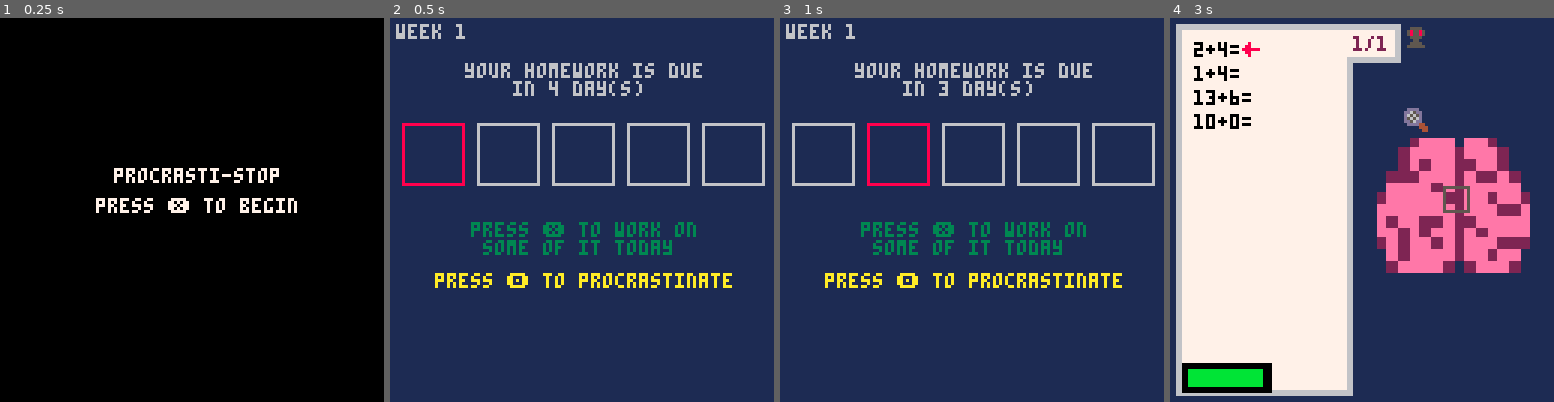
Above: before the commit, frames 1-4 (left to right).
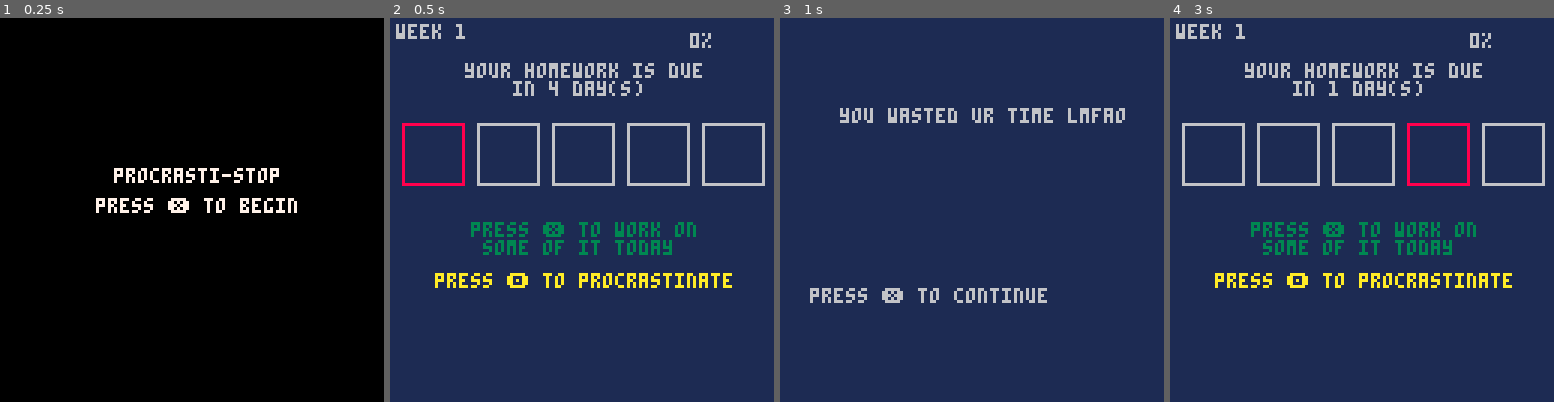
Above: after the commit, the same moments.

Repository: sansuruu/Pico8Games
Game: PICO-8 cartridge ShovelJam2025/hw_roguelike.p8
Same seed, same stepped clock (60 frames per second), same inputs: the game is played once before the commit and once after it.
Inputs (mouse positions are in pixels of both pictures, inside the frame that each line leads up to):
- Up to frame 1 (0.25 s): no input
- Up to frame 2 (0.5 s): tap X (X key) at 0.33 s
- Up to frame 3 (1 s): click (1060, 121) at 0.67 s; tap O (Z key) at 0.7 s
- Up to frame 4 (3 s): tap X (X key) at 1.07, 1.85, 2.97 s; click (1216, 267) at 1.22 s; hold Right 1.6-2.1 s; tap O (Z key) every 0.4 s from 1.7 to 2.9 s; click (1277, 114) at 1.77 s; click (1342, 259) at 2.32 s; hold Right from 2.47 s (still down); click (1404, 106) at 2.87 s

Frame 1 is identical in both runs. In frame 2, 0.1% of the frame differs, in the area x 78-84%, y 3-8%; in frame 3, 9.6%; in frame 4, 61%, in the area x 1-98%, y 1-99%.

Commit message:
day like 9, the CORE GAMEPLAY IS DONE (reworked how grading works and added an overall grade, rare items are now implemented and now theres reason to procrastinate, tmr is polish and make everything look good)

Diff:
--- a/ShovelJam2025/HWRoguelike.lua
+++ b/ShovelJam2025/HWRoguelike.lua
@@ -12,7 +12,8 @@
     sub_tick = 0
     enemy_mod = 15 --in the tick % 30, basically we go down 15->10->6->5, etc
     enemy_mod_inc = 3 --everytime the above modulates, e_sec goes up, this is the upper limit of that
-    base = {hw_length = 20, attent=25, dis_p=90, sp=2, diff = 20}
+    base = {hw_length = 15, attent=30, dis_p=90, sp=200, diff = 20}
+    chosen = 0
     item_desc = {
         --common
         pencil="pencil: +speed",
@@ -21,7 +22,8 @@
 
         --rare
         coin="distractions have a 50/50\nchance to give attention",
-        star="gold star: 50% hw length,\nbut 2x difficulty"
+        star="gold star: 50% hw length,\nbut 2x difficulty",
+        headphones="headphones: no distractions\n but faster attention drain"
     }
     makePlayer()
 end
@@ -33,19 +35,20 @@
             game_state = 1
             dayInit()
         end
-    elseif (game_state == 1) then
+    elseif (game_state == 1) then --day manager
         dayManager()
-    elseif (game_state == 2) then
+    elseif (game_state == 2) then --main game loop
         updateKeyInput()
         updateMouse()
         updateEnemies()
         updateAttentionBar()
-        checkHomeworkComplete()
         updateTick()
-    elseif (game_state == 3) then
+    elseif (game_state == 3) then -- end of week
         updateLoopJudgement()
-    elseif (game_state == 4) then
+    elseif (game_state == 4) then --studied
         updateDayHWRewards()
+    elseif (game_state == 5) then
+        updateProcrastinate()
     end
 end
 
@@ -56,6 +59,7 @@
         cls(1)
         drawDayManager()
         drawStatsScreen()
+        print(p.grade.."%",100,5,6)
     elseif (game_state == 2) then
         cls(1)
         sspr(24,0,16,16,65,32,59,60) -- brain
@@ -66,16 +70,83 @@
         drawAttentionBar()
         drawEnemies()
         drawMouse()
-
+        print(p.grade.."%",100,5,6)
     elseif (game_state == 3) then
         drawJudgementScreen()
+        print(p.grade.."%",100,5,6)
     elseif (game_state == 4) then
         drawDayHWRewards()
+        print(p.grade.."%",100,5,6)
+    elseif (game_state == 5) then
+        drawProcrastinate()
     end
 
 end
 
 --Title Screen + Game State Changers
+
+function drawProcrastinate()
+    cls(1)
+    if (procras_luck <=4) then
+        print(" you skipped today to ____, d", 18, 20,6)
+        print(" use arrow keys\nto choose an item", 30, 40,6)
+        for i=1, #item_pool do
+            if (item_pool[i] == "pencil") spr(18,26+i*16,60) --consider making temporary items1
+            if (item_pool[i] == "glasses") spr(16,26+i*16,60)
+            if (item_pool[i] == "paper") spr(17,26+i*16,60)
+        end
+        rect(25+item_index*16,59,34+item_index*16,68)
+
+        print(item_desc[item_pool[item_index]],40,70,6)
+        print("press ❎ to select the item", 10, 90,6)
+
+    elseif (procras_luck <= 8) then
+        print("you wasted ur time lmfao",20,30,6)
+
+        print("press ❎ to continue", 10, 90,6)
+    else
+        print("rare item found",20,30,6)
+        if (item_pool[1] == "coin") spr(32,26+32,60)
+        if (item_pool[1] == "star") spr(34,26+32,60)
+        if (item_pool[1] == "headphones") spr(35,26+32,60)
+        print(item_desc[item_pool[1]],40,70,6)
+        print("press ❎ to grab,\n🅾️ to skip the item", 10, 90,6)
+    end
+end
+
+function updateProcrastinate()
+    if (procras_luck <=4) then
+        if (btnp(0) and item_index > 1) item_index -= 1
+        if (btnp(1) and item_index < 3) item_index += 1
+        if (btnp(5)) then
+            add(p.inv,item_pool[item_index])
+            if (item_pool[item_index] == "pencil") p.speed += 0.5
+            if (item_pool[item_index] == "glasses") p.max_attention += 5
+            if (item_pool[item_index] == "paper") p.distract_p -= 5
+            item_pool = {}
+            game_state = 1
+        end
+    elseif (procras_luck <= 8) then
+        if (btnp(5)) game_state = 1
+    else
+        if (btnp(5)) then
+            add(p.inv,item_pool[1])
+            if (item_pool[1] == "star") then
+                p.difficulty *= 2
+                p.hw_set_length \= 2
+            end
+            item_pool = {}
+            game_state = 1
+        elseif(btnp(4)) then
+            game_state = 1
+        end
+    end
+
+end
+
+
+
+
 
 function drawTitleScreen()
     cls(0)
@@ -91,62 +162,94 @@
 function dayManager()
     if (btnp(4) and day < 5) then
         day +=1
-        --then do like shop n shit idk
-    end
-    if (btnp(5)) then
-        game_init()
-    end
-
-    if (stat(31) == "\t") active_stats_s = not active_stats_s
-end
-
-function drawDayManager()
-    for i=0, 4 do
-        local color = 6
-        if (i+1 == day) color = 8
-        rect(4+i*25,35,24+i*25,55,color)
-    end
-
-    print("week "..week,2,2,6)
-    print("your homework is due\n    in "..5-day.." day(s)",25,15)
-    print("press ❎ to work on\n some of it today", 27, 68,3)
-    if (day < 5) print("press 🅾️ to procrastinate", 15, 85,10)
-
-end
-
-function finishDay()
-    submitted = false
-    sub_tick = 0
-    if (day < 5) then
-        day+=1
-        item_pool = {}
-        item_index = 1
-        if (hw_complete) then
+        procras_luck = rndb(1,10)
+
+        if (procras_luck <= 4) then
+            item_pool = {}
+            item_index = 1
+
             for i=1,3 do
                 local t = rndb(1,3)
                 if (t == 1) add(item_pool,"pencil")
                 if (t == 2) add (item_pool,"glasses")
                 if (t == 3) add (item_pool,"paper")
             end
+
+        elseif (procras_luck > 8) then
+            item_pool = {}
+            local t = rndb(1,3)
+            if (t == 1) add(item_pool,"coin")
+            if (t == 2) add(item_pool,"star")
+            if (t == 3) add(item_pool,"headphones")
+        end
+        game_state = 5
+
+    end
+    if (btnp(5)) then
+        game_init()
+    end
+
+    if (stat(31) == "\t") active_stats_s = not active_stats_s
+end
+
+function drawDayManager()
+    for i=0, 4 do
+        local color = 6
+        if (i+1 == day) color = 8
+        rect(4+i*25,35,24+i*25,55,color)
+    end
+
+    print("week "..week,2,2,6)
+    print("your homework is due\n    in "..5-day.." day(s)",25,15)
+    print("press ❎ to work on\n some of it today", 27, 68,3)
+    if (day < 5) print("press 🅾️ to procrastinate", 15, 85,10)
+
+end
+
+function finishDay()
+    submitted = false
+    sub_tick = 0
+    if (day < 5) then
+        updateGrade()
+        day+=1
+        item_pool = {}
+        item_pool_length = 3
+        if (prev_incorrect == p.hw_incorrect) item_pool_length += 2
+        item_index = 1
+        if (hw_complete) then
+            for i=1,item_pool_length do
+                local t = rndb(1,3)
+                if (t == 1) add(item_pool,"pencil")
+                if (t == 2) add (item_pool,"glasses")
+                if (t == 3) add (item_pool,"paper")
+            end
         end
         game_state = 4
     else
-        local t = p.hw_set_length-(p.correct + p.incorrect)
-        p.incorrect += t
+        local t = p.hw_set_length-(p.test_correct + p.test_incorrect)
+        p.test_incorrect += t
+        updateGrade()
         game_state = 3
     end
 
 end
 
-function drawStatsScreen()
+function drawStatsScreen() --update: remove current line, add more stats + inv
     if (active_stats_s) then
         rectfill(80,60,126,128,15)
-        print("problems\nleft: "..p.hw_set_length-(p.correct + p.incorrect).."\n\n★: "..p.correct.."\n\nX: "..p.incorrect,84,62,0)
+        print("problems\nleft: "..p.hw_set_length.."\n\n★: ",84,62,0)
+        local index = 1
+        for k,v in all(p.inv) do
+            print(k,2,5+index*5,7)
+            index += 1
+
+        end
+
     end
 end
 
 function updateLoopJudgement()
-    pass = p.correct >= flr(p.hw_set_length * 0.6)
+    pass = p.grade >= 70
     if (not pass and btnp(5)) _init()
     if (pass and btnp(5)) then
         week += 1
@@ -158,11 +261,21 @@
 
 end
 
+function updateGrade()
+    if (p.test_correct == 0 and p.test_incorrect == 0) then
+        p.hw_grade = ceil(100*(0.2 * (p.hw_correct / (p.hw_correct + p.hw_incorrect))))
+    else
+        p.test_grade =  ceil(100*(0.8 * (p.test_correct/(p.test_correct+p.test_incorrect))))
+    end
+
+    p.grade = p.hw_grade + p.test_grade
+end
+
 function drawJudgementScreen()
 
     cls(1)
     print("week "..week.." summary:",10,50,6)
-    print("correct: "..p.correct.."   incorrect: "..p.incorrect, 10, 70, 6)
+    print("correct: "..p.test_correct.."   incorrect: "..p.test_incorrect, 10, 70, 6)
     if (pass) then
         print("you have passed this week\ncongrats",10,80,7)
         print("press ❎ to continue", 10, 95,3)
@@ -191,7 +304,7 @@
         print(" congrats you completed\na chunk of your homework", 18, 20,6)
         print(" use arrow keys\nto choose an item", 30, 40,6)
         for i=1, #item_pool do
-            if (item_pool[i] == "pencil") spr(18,26+i*16,60)
+            if (item_pool[i] == "pencil") spr(18,26+i*16,60) --consider making temporary items1
             if (item_pool[i] == "glasses") spr(16,26+i*16,60)
             if (item_pool[i] == "paper") spr(17,26+i*16,60)
         end
@@ -208,14 +321,21 @@
 
 function updateDayHWRewards()
     if (btnp(0) and item_index > 1) item_index -= 1
-    if (btnp(1) and item_index < 3) item_index += 1
+    if (btnp(1) and item_index < #item_pool) item_index += 1
+    choose_lim = 1
+    if (prev_incorrect == p.hw_incorrect) choose_lim += 1
     if (btnp(5)) then
         add(p.inv,item_pool[item_index])
         if (item_pool[item_index] == "pencil") p.speed += 0.5
         if (item_pool[item_index] == "glasses") p.max_attention += 5
         if (item_pool[item_index] == "paper") p.distract_p -= 5
-        item_pool = {}
-        game_state = 1
+        del(item_pool, item_pool[item_index])
+        chosen += 1
+        if (chosen == choose_lim) then
+            chosen = 0
+            game_state = 1
+            item_pool = {}
+        end
     end
 end
 
@@ -246,27 +366,47 @@
     p = {
         m_x = 0,
         m_y = 0,
-        m_sprite = 1,
+        m_sprite = 12,
         ans_input = "",
-        hw_set_length = base.hw_length,    --stat: total length
+        hw_set_length = base.hw_length,    --stat: total length (of the final test, /3 for hw's)
         hw_length = 0,--used for func
         max_attention = base.attent,    --stat: max time
         attention = 0,--used for func
         distract_p = base.dis_p,       --stat: how often dudes will spawn
         speed = base.sp,
         difficulty = base.diff,
-        correct = 0, --hold data on if its right or not
-        incorrect = 0,
+        test_correct = 0, --hold data on if its right or not
+        test_incorrect = 0,
+        hw_correct = 0,
+        hw_incorrect = 0,
+        hw_grade = 0,
+        test_grade = 0,
+        grade = 0,
         inv = {}
     }
     p.inv = ti
 end
 
 function updatePlayer(w)
-    p.correct = 0
-    p.incorrect = 0
-    p.difficulty = w * 200
+    p.test_correct = 0
+    p.test_incorrect = 0
+    p.hw_correct = 0
+    p.hw_incorrect = 0
+    prev_incorrect = 0
+
+    --hw scaling
+    p.difficulty = w * 20
     p.hw_set_length = flr(base.hw_length + 10 * 2^(w-1))
+
+    --=check for star
+    for k,v in all(p.inv) do
+        if (k=="star") then
+            p.difficulty *= 2
+            p.hw_set_length \= 2
+        end
+    end
+
+    -- enemy scaling
     if (p.distract_p < 100) p.distract_p += 10
     if (enemy_mod_inc > 1) then
         enemy_mod_inc -= 1
@@ -289,13 +429,14 @@
 
 --HOMEWORK
 function makeHomework()
+    prev_incorrect = p.hw_incorrect
     hw_complete = false
     hw = {}
     hw_page_index = 1
     if (day < 5) then
-        p.hw_length = p.hw_set_length \ 5
-    else
-        p.hw_length = p.hw_set_length - (p.correct + p.incorrect)
+        p.hw_length = p.hw_set_length \ 3
+    else
+        p.hw_length = p.hw_set_length
     end
 
     hw_max_page= (p.hw_length \ 14) + 1
@@ -348,10 +489,6 @@
 
 end
 
-function checkHomeworkComplete()
-
-end
-
 
  --KEYBOARD
 
@@ -366,11 +503,14 @@
         active_page.problems[active_page.index] = active_page.problems[active_page.index]..p.ans_input
         if (p.ans_input == tostr(active_page.answers[active_page.index])) then
             active_page.subm_format[active_page.index] = 3
-            p.correct += 1
+            if (day == 5) p.test_correct += 1
+            if (day < 5) p.hw_correct += 1
         else
             active_page.subm_format[active_page.index] = 8
-            p.incorrect += 1
-        end
+            if (day == 5) p.test_incorrect += 1
+            if (day < 5) p.hw_incorrect += 1
+        end
+        updateGrade()
         active_page.index += 1
 
         if (#hw > 1 and active_page.index > 13 and last == 0) then --in any case where theres more than 1 page left
@@ -435,8 +575,16 @@
 
 --ATTENTION BAR
 function updateAttentionBar()
-    if (tick ==30) then
-        p.attention -= 1
+    local ticker = 30
+    local attent_dec = 1
+    for k,v in all(p.inv) do
+        if (k=="headphones") then
+            ticker = 10
+            attent_dec = 3
+        end
+    end
+    if (tick > 0 and tick % ticker == 0) then
+        p.attention -= attent_dec
     end
     if (p.attention <= 0) finishDay()
 end
@@ -456,6 +604,14 @@
 end
 
 function updateEnemies()
+
+    --if headphones, who cares lol dont bother
+    for k,v in all(p.inv) do
+        if (k=="headphones") then
+            return
+        end
+    end
+
     --first check if the enemy we're looking at has made it
     --move all current enemies
     -- 96, 64 is the target
@@ -479,6 +635,17 @@
 
         if (i.x < 99 and i.x+7 > 91 and i.y < 64 and i.y+7 > 56) then
             del(enemies,i)
+
+            --check first for coin
+            for k,v in all(p.inv) do
+                if (k=="coin") then
+                    if (rndb(0,1) == 0) then
+                        p.attention -= 5
+                    else
+                        p.attention += 10
+                    end
+                end
+            end
             p.attention -=5
         end
     end
--- a/ShovelJam2025/hw_roguelike.p8
+++ b/ShovelJam2025/hw_roguelike.p8
@@ -6,10 +6,10 @@
 __gfx__
 000000000dddd0000080000000000000000000000000cc00dddddddd000000000bbb00000c0c00c000000000000aa00000000000000000000000000000000000
 00000000dd65dd000880000000000000000000000000c700d777777d000000000b33bb00ccc55cc00055550000aaaa0000000000000000000000000000000000
-00700700d6565d008888880000002eee0ee200000000c778de7777ed05888850b33333b0c555555c058558500aa7aaa000000000000000000000000000000000
-00077000d5656d00088000000002eeee2eee200005505578dee77eed05568550b343333b585555a5058558500aa77aa000000000000000000000000000000000
-00077000dd56dd00008000000002e2ee22ee200005c08580d777777d084664800b34343b8885595b0055550000aa7a0000000000000000000000000000000000
-007007000dddd4400000000000222eee2e22e200c7777780dddd77dd0886888000b443b0585555c5000550000006600000000000000000000000000000000000
+00700700d6565d008888880000002eee0ee200000000c778de7777ed05888850b33333b0c555555c058558500aa7aaa000033000000000000000000000000000
+00077000d5656d00088000000002eeee2eee200005505578dee77eed05568550b343333b585555a5058558500aa77aa0003bb300000000000000000000000000
+00077000dd56dd00008000000002e2ee22ee200005c08580d777777d084664800b34343b8885595b0055550000aa7a00003bb300000000000000000000000000
+007007000dddd4400000000000222eee2e22e200c7777780dddd77dd0886888000b443b0585555c5000550000006600000033000000000000000000000000000
 00000000000004440000000000eeee2e2eeeee00c77877800000d7d0008888000004400055500555005555000055550000000000000000000000000000000000
 00000000000000440000000002eeeee22ee2ee200c77780000000dd0000000000044440000000000055555500006600000000000000000000000000000000000
 000000000070000000000ee00eeeeeee2eee22e00000000000000000000000000000000000000000000000000000000000000000000000000000000000000000
Not shown, changed: the music (__music__) section of ShovelJam2025/hw_roguelike.p8
